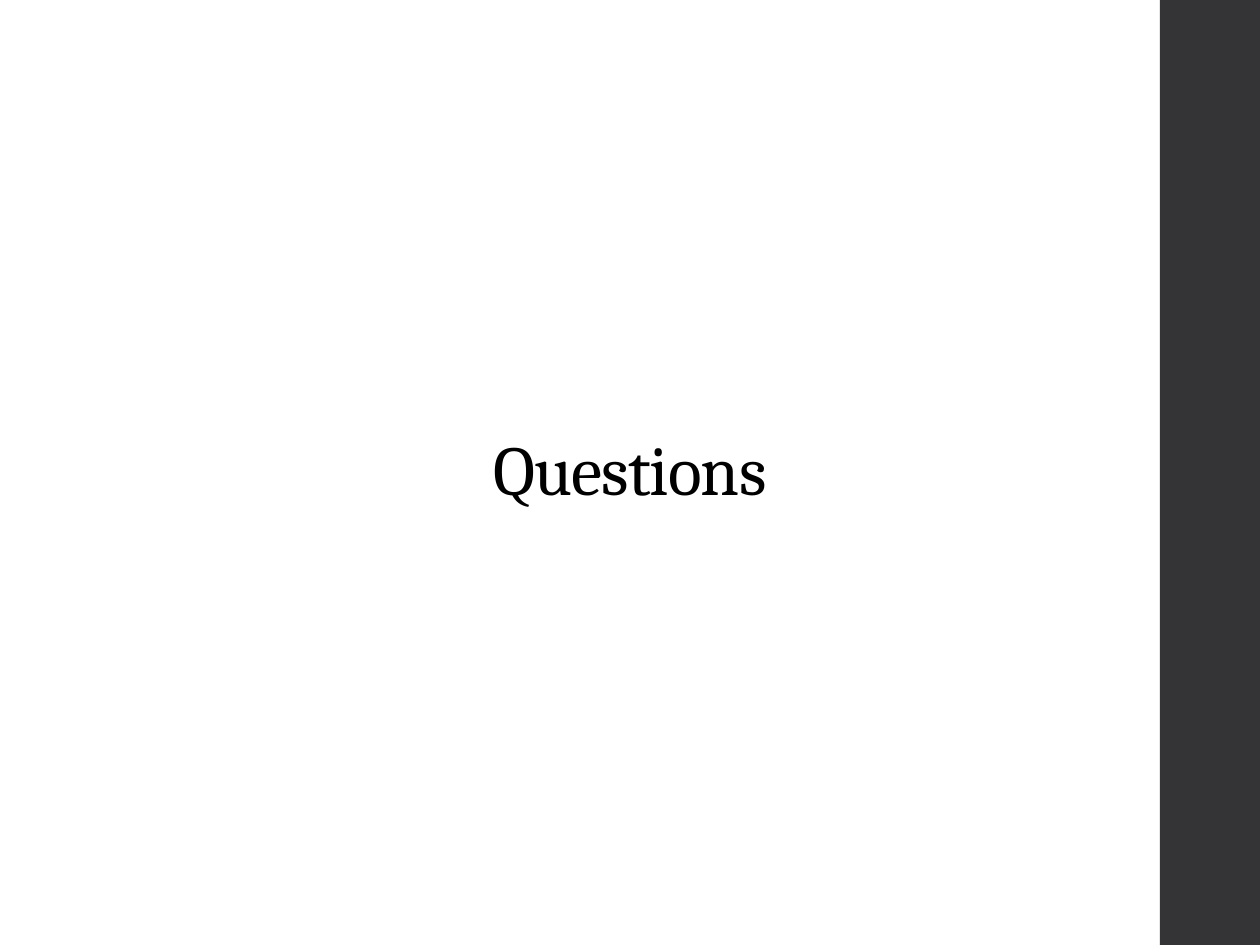
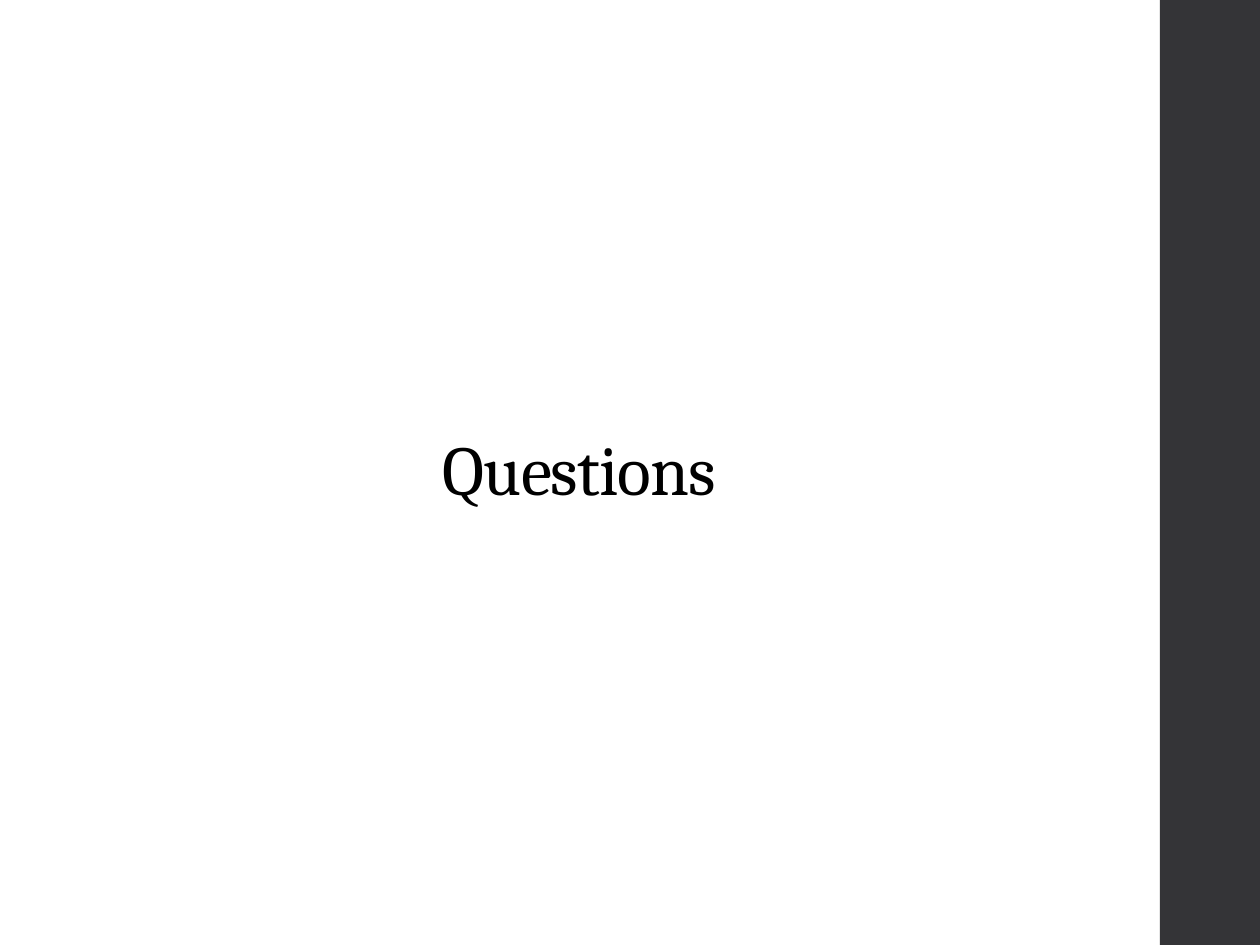
Before and after one commit to qwertyuu/Projet_fin_etudes_2016-2017, a slide deck: slide 21 of Gestion de projet/Présentations/PowerPoint.pptx (slide 22 before the commit). Drawn at 1260x945 pixels with LibreOffice and Linux fonts; fonts in the diff are those of the drawing. Boxes give left, top, right and bottom in pixels: in the first picture for what was removed or moved away, otherwise in the second. Text is boxed around its words. In the diff, an @@ line names an element or a change of style, - is before the commit and + after.

```diff
--- a/Gestion de projet/Présentations/PowerPoint.pptx
+++ b/Gestion de projet/Présentations/PowerPoint.pptx
@@ title "Questions": place and size @@
-title "Questions" at [493, 447, 766, 507]
+title "Questions" at [443, 447, 716, 507]
```
Also in this commit, not shown: 3 other slides changed, 1 slide added, 2 slides removed.
